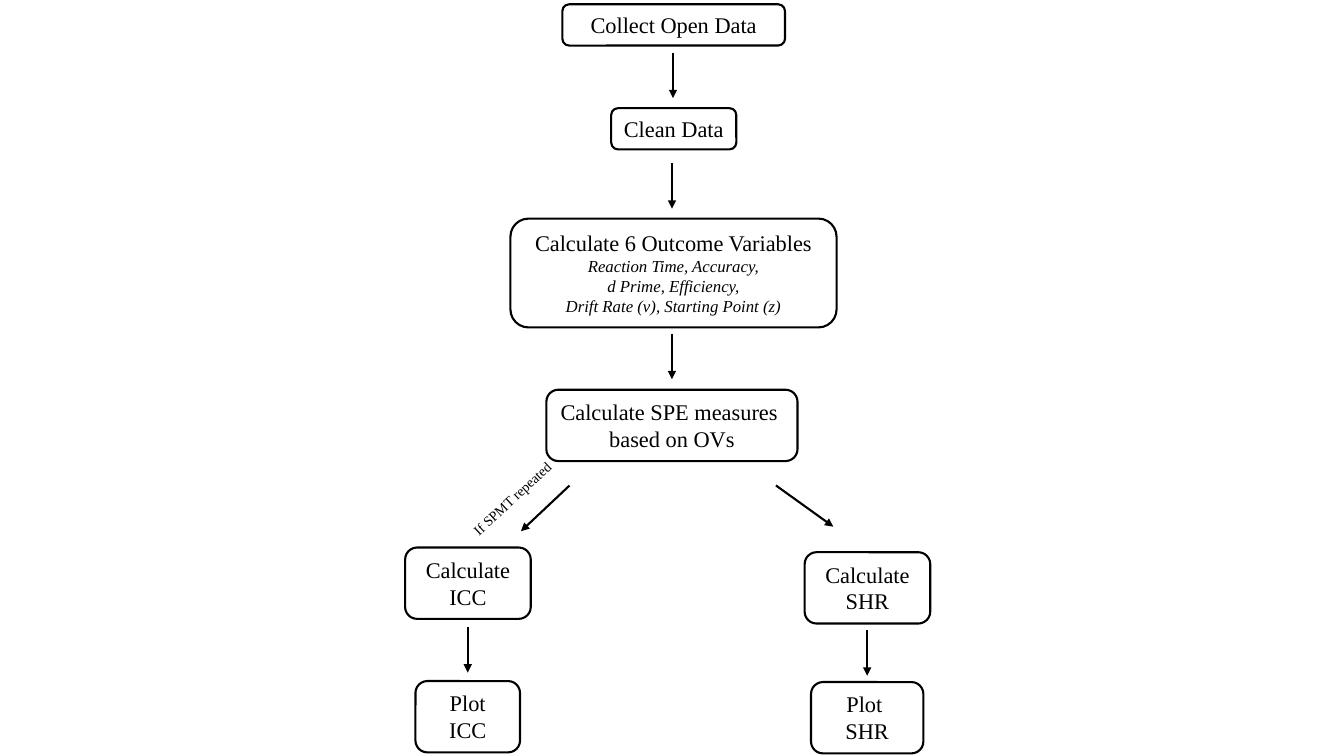
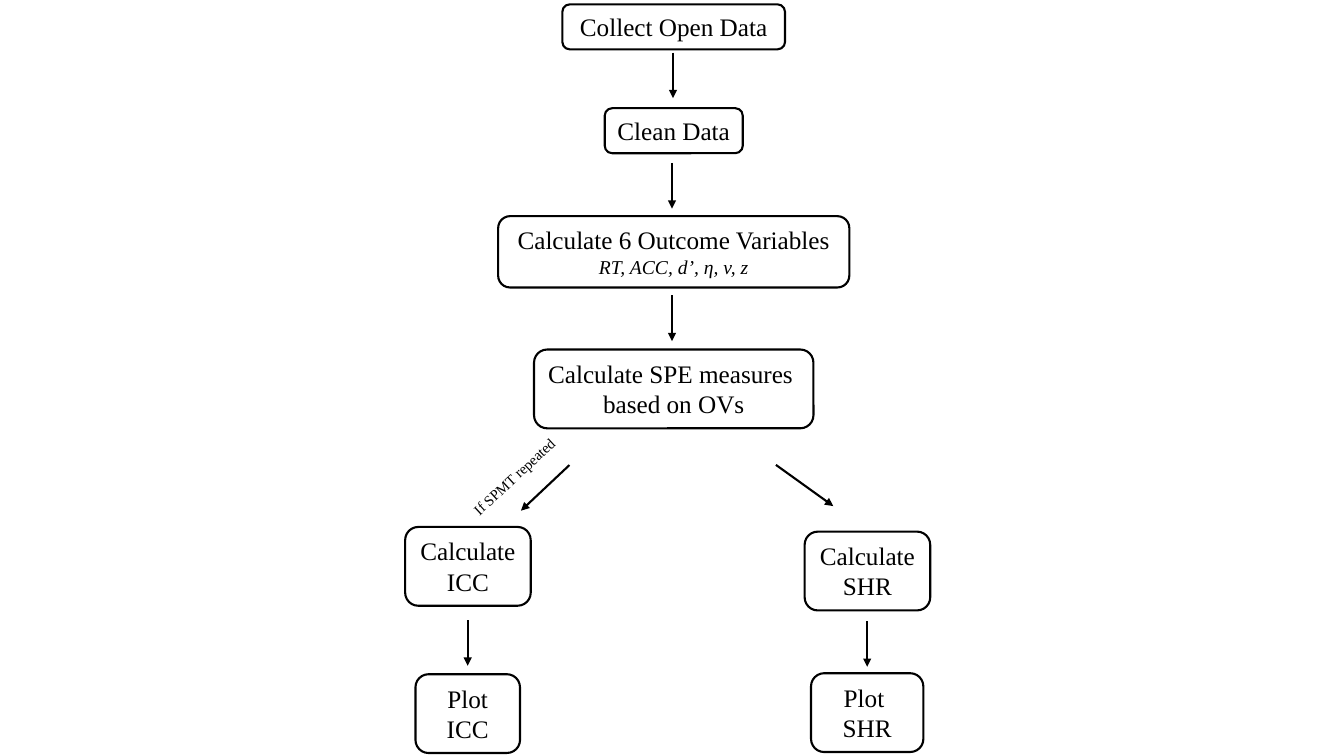
Before and after one commit to Chuan-Peng-Lab/ReliabilitySPE, a slide deck: slide 2 of 1_Protocol/1_2_Planned_Analysis/1_2_2_OUTPUT/Flow_Chart.pptx. Drawn at 1344x756 pixels with LibreOffice and Linux fonts; fonts in the diff are those of the drawing. Boxes give left, top, right and bottom in pixels: in the first picture for what was removed or moved away, otherwise in the second. Text is boxed around its words. In the diff, an @@ line names an element or a change of style, - is before the commit and + after.

```diff
--- a/1_Protocol/1_2_Planned_Analysis/1_2_2_OUTPUT/Flow_Chart.pptx
+++ b/1_Protocol/1_2_Planned_Analysis/1_2_2_OUTPUT/Flow_Chart.pptx
@@ rounded rectangle "Collect Open Data": place and size @@
-rounded rectangle "Collect Open Data" at box(563, 4, 785, 45)
+rounded rectangle "Collect Open Data" at box(563, 4, 785, 49)
@@ rounded rectangle "Clean Data": place and size @@
-rounded rectangle "Clean Data" at box(611, 108, 736, 149)
+rounded rectangle "Clean Data" at box(605, 108, 743, 153)
@@ rounded rectangle "Calculate 6 Outcome Variables": place and size @@
-rounded rectangle "Calculate 6 Outcome Variables" at box(510, 219, 837, 328)
+rounded rectangle "Calculate 6 Outcome Variables" at box(498, 216, 849, 287)
@@ text in rounded rectangle at box(518, 231, 830, 250): size 16 to 18 pt in "Calculate 6 Outcome Variables" @@
@@ text in rounded rectangle at box(599, 260, 749, 279): text changed; size 12 to 14 pt @@
-Reaction Time, Accuracy,
-d Prime, Efficiency,
-Drift Rate (v), Starting Point (z)
+RT, ACC, d’, η, v, z
@@ arrow moved from (673, 334) - (673, 379) to (673, 295) - (673, 341) @@
@@ size 16 to 18 pt in 7 elements at box(563, 4, 785, 49), box(415, 675, 520, 753), box(812, 674, 924, 752), box(605, 108, 743, 153), box(405, 527, 531, 606), box(805, 531, 931, 610), box(534, 350, 814, 429) @@
@@ rounded rectangle "Calculate SPE measures": place and size @@
-rounded rectangle "Calculate SPE measures" at box(546, 390, 798, 462)
+rounded rectangle "Calculate SPE measures" at box(534, 350, 814, 429)
@@ text "If SPMT repeated" at box(480, 502, 487, 515): size 10 to 10.5 pt @@
@@ 2 arrows, 1 text: place and size @@
-2 arrows, 1 text at box(479, 486, 834, 536)
+2 arrows, 1 text at box(480, 465, 834, 515)
@@ rounded rectangle "Calculate ICC": place and size @@
-rounded rectangle "Calculate ICC" at box(405, 547, 531, 619)
+rounded rectangle "Calculate ICC" at box(405, 527, 531, 606)
@@ rounded rectangle "Calculate SHR": place and size @@
-rounded rectangle "Calculate SHR" at box(805, 553, 931, 624)
+rounded rectangle "Calculate SHR" at box(805, 531, 931, 610)
@@ arrow moved from (468, 627) - (468, 673) to (468, 620) - (468, 665) @@
@@ arrow moved from (867, 630) - (867, 676) to (867, 621) - (867, 667) @@
@@ rounded rectangle "Plot": place and size @@
-rounded rectangle "Plot" at box(415, 682, 520, 753)
+rounded rectangle "Plot" at box(415, 675, 520, 753)
@@ rounded rectangle "Plot": place and size @@
-rounded rectangle "Plot" at box(812, 683, 924, 754)
+rounded rectangle "Plot" at box(812, 674, 924, 752)
```
Also in this commit, not shown: 2 other files.
